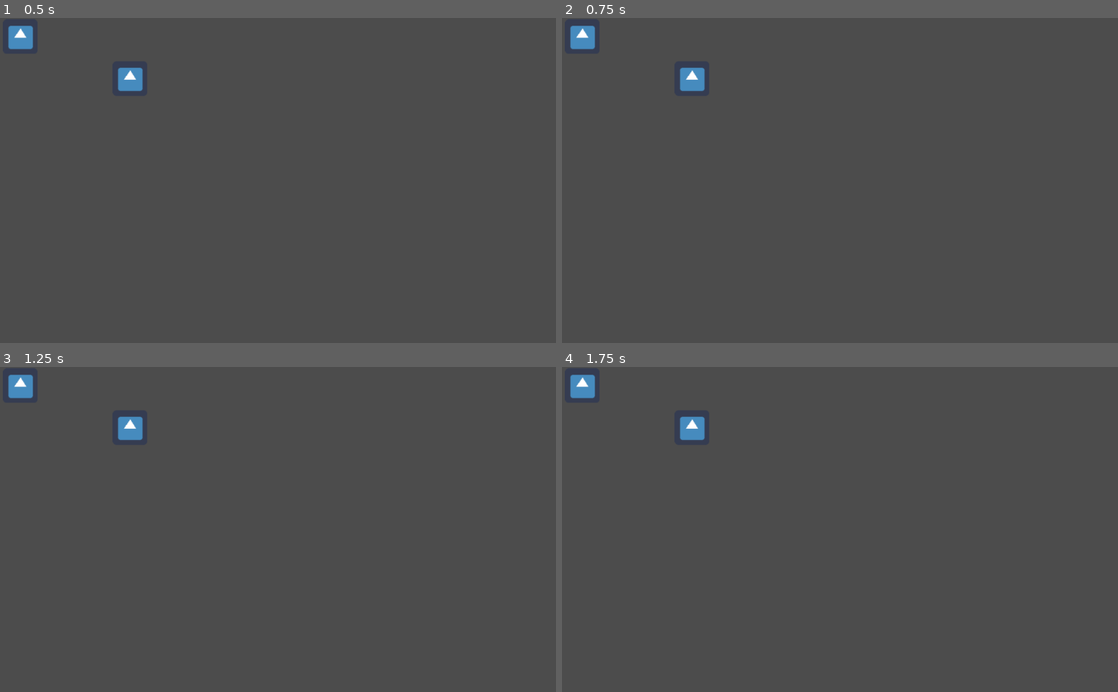
Above: before the commit, frames 1-4 (two rows, left to right).
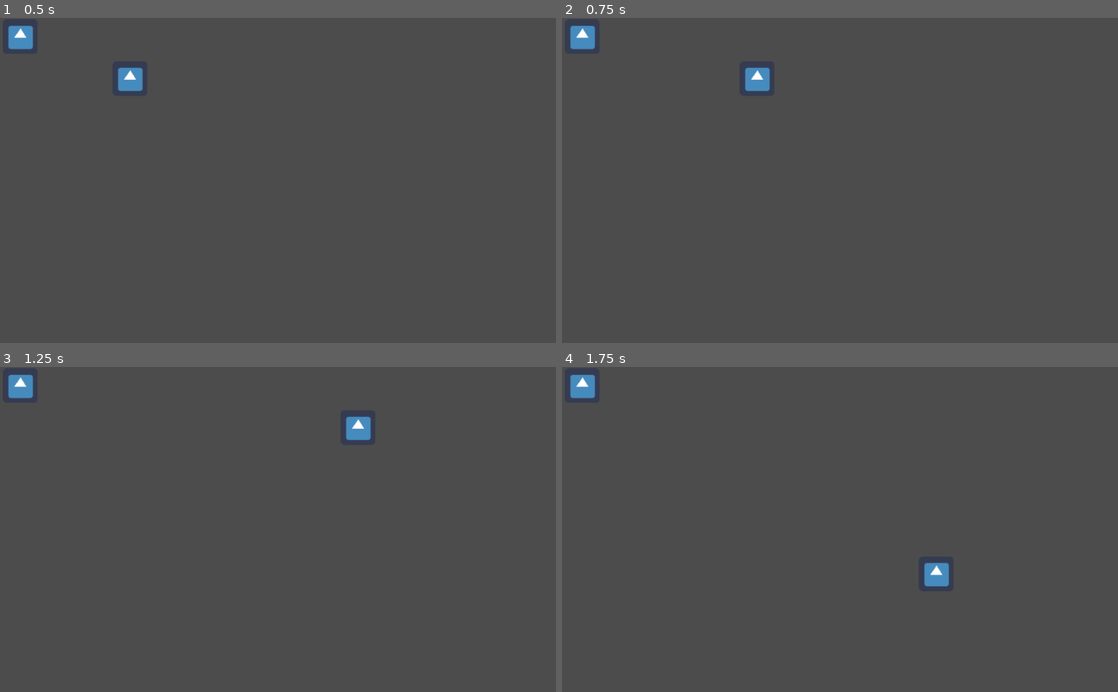
Above: after the commit, the same moments.

Repository: TheSpaceManSplatt/Game_Jam
Game: Godot game, scene res://Everything Else/World.tscn
Two runs of this game, one before a commit and one after it. Both use one fixed random seed, a clock stepped at 60 frames per second and the inputs below. The project has no main scene, so this scene is started directly. The engine's default icon, where the game draws it, is replaced by a stand-in: a white triangle on a blue panel in a dark square.
Inputs (mouse positions are in pixels of both pictures, inside the frame that each line leads up to):
- Up to frame 1 (0.5 s): no input
- Up to frame 2 (0.75 s): tap Enter at 0.5 s; move the mouse to (962, 164) at 0.52 s; hold Right (steer_right, bound only after the commit) from 0.53 s (still down)
- Up to frame 3 (1.25 s): keep holding Right (steer_right, bound only after the commit)
- Up to frame 4 (1.75 s): move the mouse to (728, 545) at 1.27 s; release Right (steer_right, bound only after the commit) at 1.28 s; hold Down (drive_backward, bound only after the commit) from 1.28 s (still down)

Frame 1 is identical in both runs. In frame 2, 0.7% of the frame differs, in the area x 21-38%, y 15-23%; in frame 3, 0.7%; in frame 4, 0.7%.

Commit message:
fixes
started to add back in things that got lost in last commit, such as the car return area

Diff:
--- a/Everything Else/World.tscn
+++ b/Everything Else/World.tscn
@@ -1,8 +1,9 @@
-[gd_scene load_steps=4 format=2]
+[gd_scene load_steps=5 format=2]
 
 [ext_resource path="res://Everything Else/Valet.tscn" type="PackedScene" id=1]
 [ext_resource path="res://Everything Else/Valet.gd" type="Script" id=2]
 [ext_resource path="res://Everything Else/Car.tscn" type="PackedScene" id=3]
+[ext_resource path="res://Everything Else/car_area.tscn" type="PackedScene" id=4]
 
 [node name="World" type="Node2D"]
 
@@ -11,3 +12,6 @@
 script = ExtResource( 2 )
 
 [node name="Car" parent="Valet" instance=ExtResource( 3 )]
+
+[node name="car_area" parent="." instance=ExtResource( 4 )]
+position = Vector2( 123.668, 273.423 )
--- /dev/null
+++ b/Everything Else/car_area.gd
@@ -0,0 +1,26 @@
+extends Node2D
+
+
+# Declare member variables here. Examples:
+# var a = 2
+# var b = "text"
+
+
+# Called when the node enters the scene tree for the first time.
+func _ready():
+	pass # Replace with function body.
+
+
+# Called every frame. 'delta' is the elapsed time since the previous frame.
+#func _process(delta):
+#	pass
+
+
+
+
+func _on_Area2D_mouse_entered():
+	var bodies = $Area2D.get_overlapping_bodies()
+	for body in bodies:
+		#let the hit the floor
+		print( body.get_name() )
+	pass # Replace with function body.
--- a/Everything Else/car_area.tscn
+++ b/Everything Else/car_area.tscn
@@ -1,6 +1,6 @@
 [gd_scene load_steps=3 format=2]
 
-[ext_resource path="res://car_area.gd" type="Script" id=1]
+[ext_resource path="res://Everything Else/car_area.gd" type="Script" id=1]
 
 [sub_resource type="RectangleShape2D" id=1]
 extents = Vector2( 0.272943, 0.55966 )
--- a/default_env.tres
+++ b/default_env.tres
@@ -1,5 +1,7 @@
 [gd_resource type="Environment" load_steps=2 format=2]
+
 [sub_resource type="ProceduralSky" id=1]
+
 [resource]
 background_mode = 2
 background_sky = SubResource( 1 )
--- a/project.godot
+++ b/project.godot
@@ -27,6 +27,29 @@
 
 enabled=PoolStringArray( "github-integration" )
 
+[input]
+
+drive_forward={
+"deadzone": 0.5,
+"events": [ Object(InputEventKey,"resource_local_to_scene":false,"resource_name":"","device":0,"alt":false,"shift":false,"control":false,"meta":false,"command":false,"pressed":false,"scancode":16777232,"unicode":0,"echo":false,"script":null)
+ ]
+}
+drive_backward={
+"deadzone": 0.5,
+"events": [ Object(InputEventKey,"resource_local_to_scene":false,"resource_name":"","device":0,"alt":false,"shift":false,"control":false,"meta":false,"command":false,"pressed":false,"scancode":16777234,"unicode":0,"echo":false,"script":null)
+ ]
+}
+steer_left={
+"deadzone": 0.5,
+"events": [ Object(InputEventKey,"resource_local_to_scene":false,"resource_name":"","device":0,"alt":false,"shift":false,"control":false,"meta":false,"command":false,"pressed":false,"scancode":16777231,"unicode":0,"echo":false,"script":null)
+ ]
+}
+steer_right={
+"deadzone": 0.5,
+"events": [ Object(InputEventKey,"resource_local_to_scene":false,"resource_name":"","device":0,"alt":false,"shift":false,"control":false,"meta":false,"command":false,"pressed":false,"scancode":16777233,"unicode":0,"echo":false,"script":null)
+ ]
+}
+
 [rendering]
 
 environment/default_environment="res://default_env.tres"
